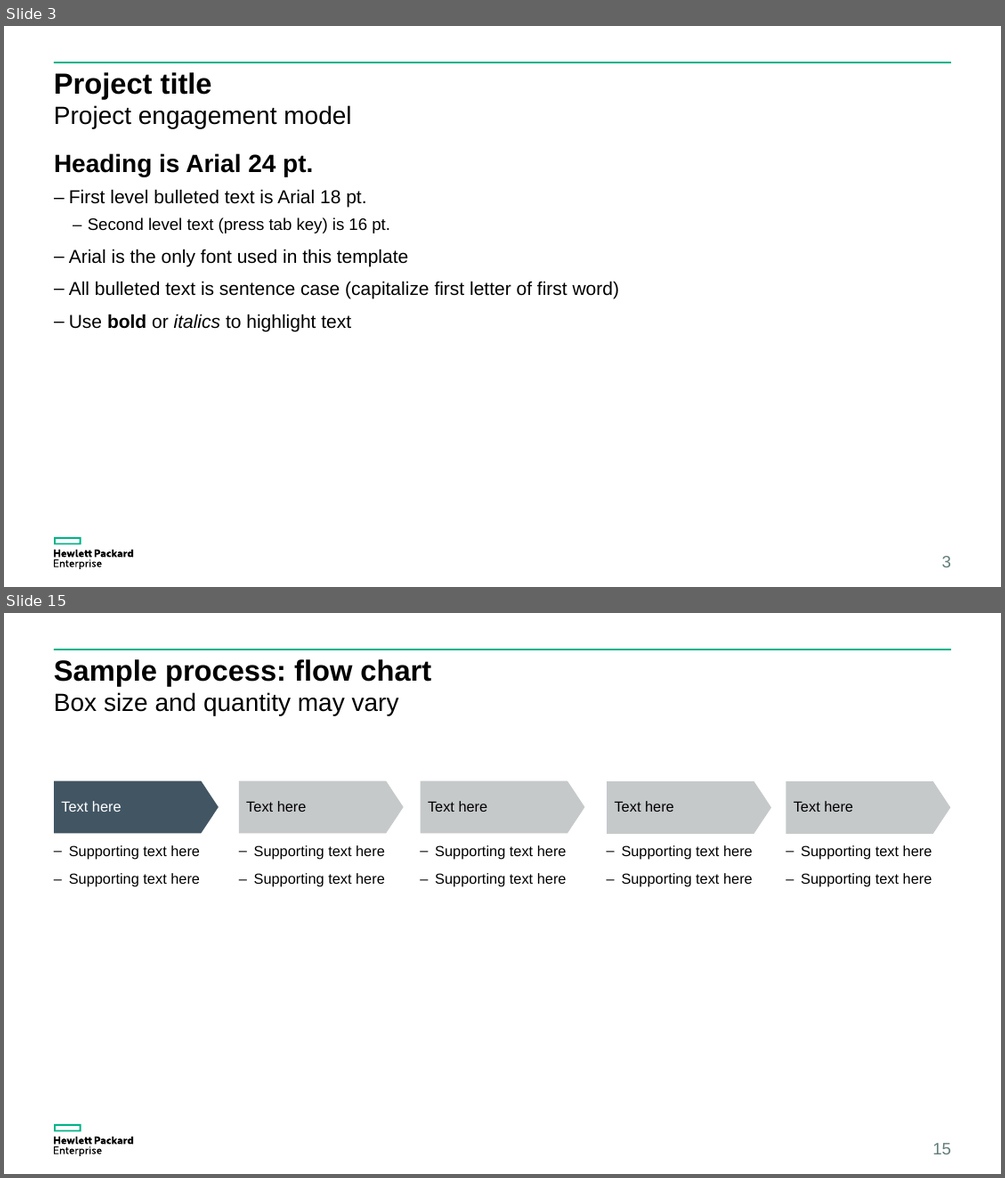
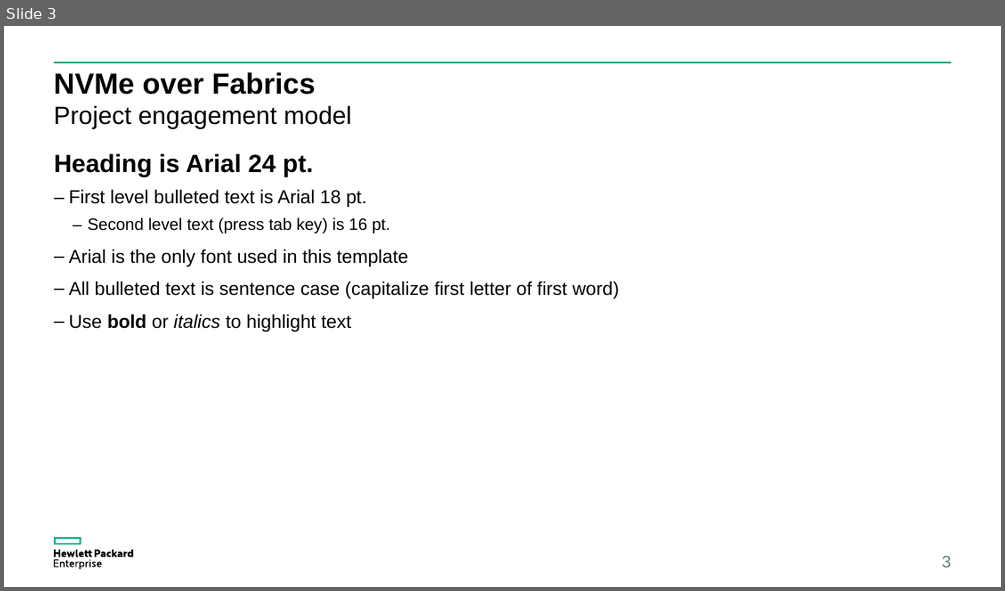
Before and after one commit to coy-humphrey/nvme-hpe, a slide deck: deliverables/HPE Presentation.pptx. Shown one above the other, each under a label of ours: slides 3 and 15 before the commit, slide 3 after it; the slides between them are not shown. The pictures are 1005x1178 and 1005x591 pixels, drawn with LibreOffice and Linux fonts; fonts in the diff are those of the drawing. Boxes give left, top, right and bottom in pixels: in the first picture for what was removed or moved away, otherwise in the second. Text is boxed around its words. In the diff, an @@ line names an element or a change of style, - is before the commit and + after.

```diff
--- a/deliverables/HPE Presentation.pptx
+++ b/deliverables/HPE Presentation.pptx
@@ slide 15 removed at [4, 613, 1001, 1174], background #FFFFFF; not listed: 3 template elements that a slide beside it also shows @@
@@ title removed at [54, 659, 431, 686] @@
-Sample process: flow chart
@@ text removed at [54, 692, 399, 715] @@
-Box size and quantity may vary
@@ pentagon arrow removed at [54, 781, 218, 834] @@
-Text here
@@ pentagon arrow removed at [239, 781, 404, 834] @@
-Text here
@@ pentagon arrow removed at [421, 781, 585, 834] @@
-Text here
@@ pentagon arrow removed at [607, 781, 771, 834] @@
-Text here
@@ pentagon arrow removed at [785, 781, 950, 834] @@
-Text here
@@ text removed at [69, 845, 200, 887] @@
-– Supporting text here
-– Supporting text here
@@ text removed at [254, 845, 385, 887] @@
-– Supporting text here
-– Supporting text here
@@ text removed at [435, 845, 566, 887] @@
-– Supporting text here
-– Supporting text here
@@ text removed at [622, 845, 752, 887] @@
-– Supporting text here
-– Supporting text here
@@ text removed at [801, 845, 932, 887] @@
-– Supporting text here
-– Supporting text here
@@ page number removed at [932, 1143, 951, 1154] @@
-15
@@ slide 3 changed as well @@
@@ title at [54, 72, 316, 95]: text changed @@
-Project title
+NVMe over Fabrics
```
Also in this commit, not shown: 4 other slides changed, 5 slides added, 12 other slides removed.
